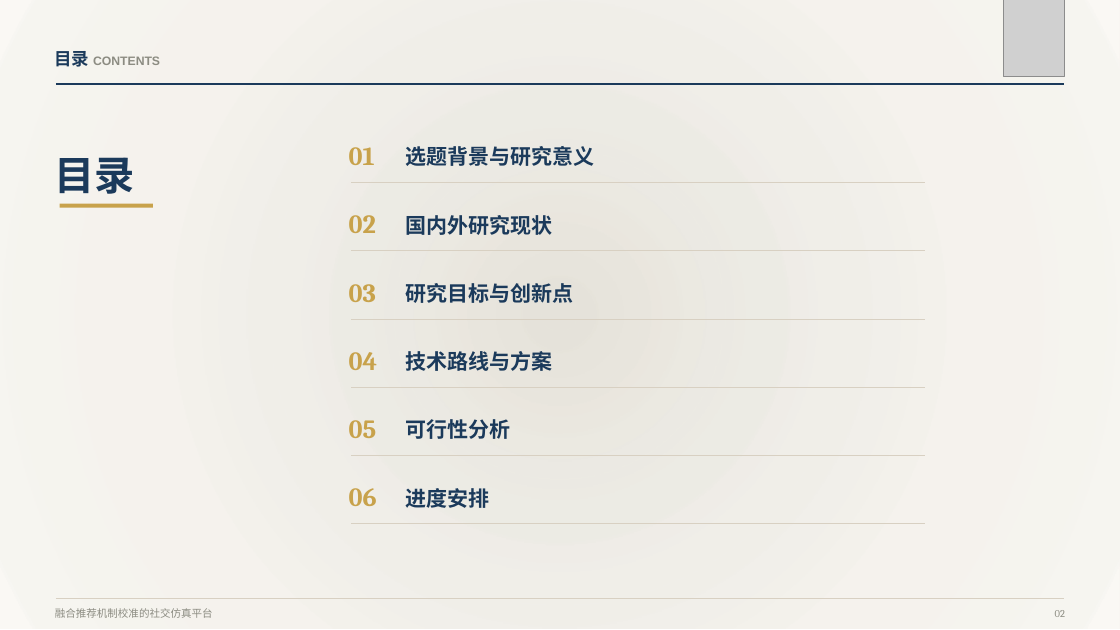
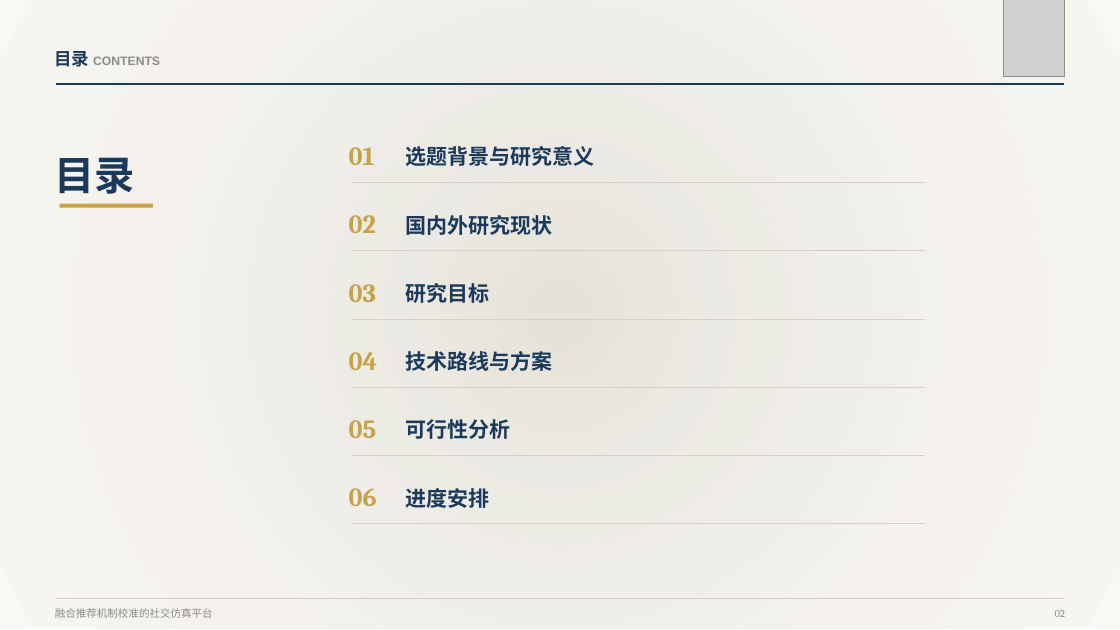
Before and after one commit to zhangyipeng623/moss_web, a slide deck: slide 2 of docs/paper/开题报告/张艺鹏-开题报告汇报PPT.pptx. Drawn at 1120x630 pixels with LibreOffice and Linux fonts; fonts in the diff are those of the drawing; grey boxes stand for pictures. Boxes give left, top, right and bottom in pixels: in the first picture for what was removed or moved away, otherwise in the second. Text is boxed around its words. In the diff, an @@ line names an element or a change of style, - is before the commit and + after.

```diff
--- a/docs/paper/开题报告/张艺鹏-开题报告汇报PPT.pptx
+++ b/docs/paper/开题报告/张艺鹏-开题报告汇报PPT.pptx
@@ text at box(405, 283, 489, 303): text changed @@
-研究目标与创新点
+研究目标
```
Also in this commit, not shown: 8 other slides changed, 4 other files.
